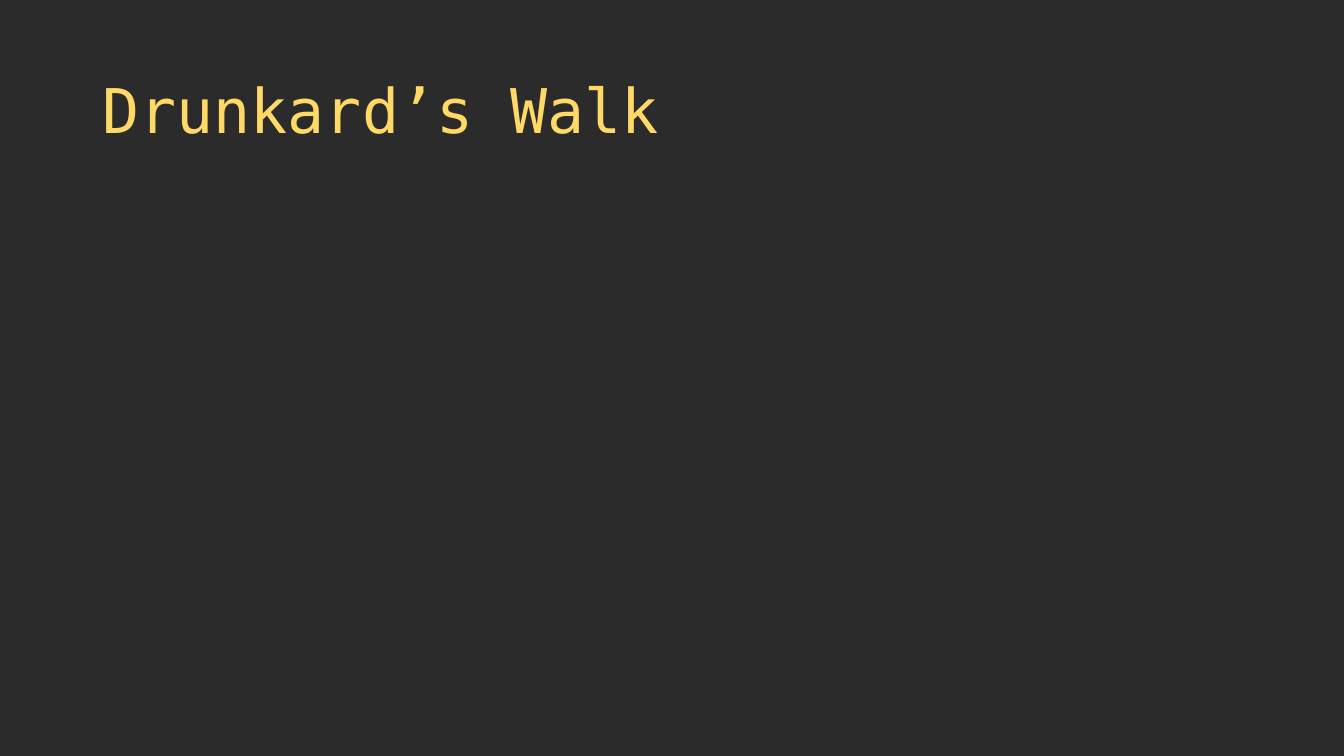
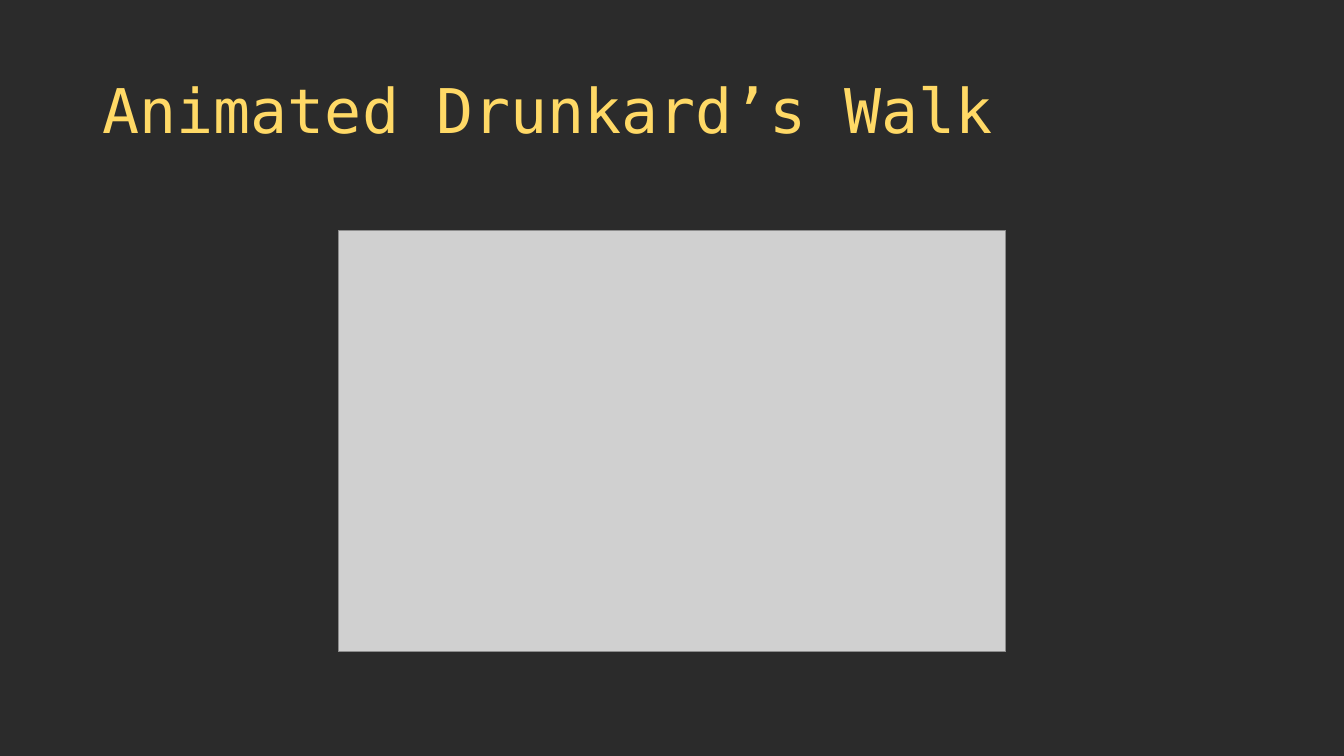
Before and after one commit to thebracket/roguelike-celebration-2020, a slide deck: slide 28 of Procedural Map Generation Techniques.pptx (slide 24 before the commit). Drawn at 1344x756 pixels with LibreOffice and Linux fonts; fonts in the diff are those of the drawing; grey boxes stand for pictures; background and template pictures are left out; a plain dark background stands for a picture behind light text. Boxes give left, top, right and bottom in pixels: in the first picture for what was removed or moved away, otherwise in the second. Text is boxed around its words. In the diff, an @@ line names an element or a change of style, - is before the commit and + after.

Commit message:
Drunkards Walk.

```diff
--- a/Procedural Map Generation Techniques.pptx
+++ b/Procedural Map Generation Techniques.pptx
@@ title at <box>102,86,992,134</box>: text changed @@
-Drunkard’s Walk
+Animated Drunkard’s Walk
@@ picture added at <box>338,231,1005,652</box> @@
```
Also in this commit, not shown: 4 slides added, 1 slide removed, 4 other files.
